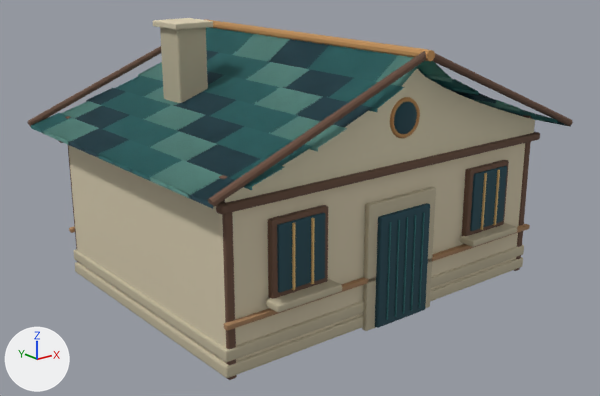
The Blender file art_sources/dawnreef/dawnreef_kit.blend, before and after one commit.
Camera for both pictures: a 50 mm lens placed at (-10.94, -13.65, 7.22), pointed at (-0.2, -0.24, 1.85). The lights are fixed; the arrows at lower left show +X, +Y and +Z. The older version comes first.

Objects in the first picture: 'SailHouse'.
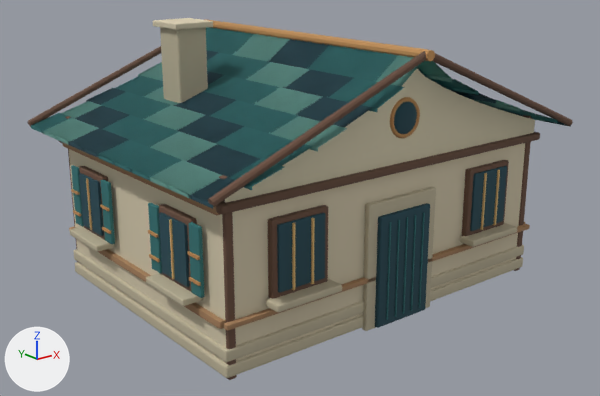
Boxes [x1, y1, x2, y2] around the edits, measured in the pictures (600 x 396 px):
part 1 of me_cube_084, added: after [72, 228, 226, 329]
part 2 of me_cube_084, added: after [62, 142, 221, 216]
part 3 of me_cube_084, added (cyan): after [79, 173, 104, 236]
part 4 of me_cube_084, added: after [86, 178, 92, 230]
part 5 of me_cube_084, added: after [71, 165, 84, 227]
part 6 of me_cube_084, added (cyan): after [101, 180, 115, 244]
part 7 of me_cube_084, added (cyan): after [159, 212, 190, 287]
part 8 of me_cube_084, added: after [169, 219, 175, 279]
part 9 of me_cube_084, added (cyan): after [148, 203, 162, 273]
part 10 of me_cube_084, added: after [149, 254, 160, 262]
part 11 of me_cube_084, added (cyan): after [188, 222, 204, 298]
part 12 of me_cube_084, added: after [189, 277, 201, 286]
part 13 of me_cube_084, added: after [187, 251, 200, 260]
part 14 of me_cube_084, added: after [70, 166, 202, 306]

What the commit changed:
me_cube_084 is used by ob_sailhouse; location (0.0, 0.0, 0.0).
me_cube_084 had 4838 vertices, 3606 faces and spanned x -4.59..4.59, y -3.69..3.65, z 0.0..5.63.
me_cube_084 now has 5958 vertices, 4638 faces and spans x -4.59..4.59, y -3.69..3.65, z 0.0..5.63.
me_cube_084 part 1: a new loose piece, a box spanning x -4.1..-3.98, y -2.97..2.97, z 0.98..1.12, in mat_dawnreefpaint.
me_cube_084 part 2: a new loose piece, a box spanning x -4.1..-3.98, y -2.97..2.97, z 2.98..3.12, in mat_dawnreefpaint.
me_cube_084 part 3: a new loose piece, a box spanning x -4.175..-4.105, y 1.22..2.08, z 1.47..2.59, in mat_dawnreefpaint.
me_cube_084 part 4: a new loose piece, a box spanning x -4.21..-4.16, y 1.632..1.668, z 1.48..2.58, in mat_dawnreefpaint.
me_cube_084 part 5: the loose piece of 56 vertices spanning x -2.73..-2.69, y 3.16..3.22, z 1.4..2.62 is copied, and the copy is scaled about its middle by (1.59, 5.62, 1.03), then moved by (-1.41, -0.85, 0.02); it spans x -4.16..-4.08, y 2.18..2.5, z 1.39..2.66.
me_cube_084 part 6: the loose piece of 56 vertices spanning x -2.73..-2.69, y 3.16..3.22, z 1.4..2.62 is copied, and the copy is scaled about its middle by (1.59, 5.62, 1.03), then moved by (-1.41, -2.23, 0.02); it spans x -4.16..-4.08, y 0.8..1.12, z 1.39..2.66.
me_cube_084 part 7: a new loose piece, a box spanning x -4.175..-4.105, y -2.08..-1.22, z 1.47..2.59, in mat_dawnreefpaint.
me_cube_084 part 8: a new loose piece, a box spanning x -4.21..-4.16, y -1.667..-1.633, z 1.48..2.58, in mat_dawnreefpaint.
me_cube_084 part 9: the loose piece of 56 vertices spanning x -2.73..-2.69, y -3.22..-3.16, z 1.4..2.62 is copied, and the copy is scaled about its middle by (1.59, 5.62, 1.03), then moved by (-1.41, 2.23, 0.02); it spans x -4.16..-4.08, y -1.12..-0.8, z 1.39..2.66.
me_cube_084 part 10: a new loose piece, a box spanning x -4.195..-4.155, y -1.12..-0.8, z 1.632..1.687, in mat_dawnreefpaint.
me_cube_084 part 11: the loose piece of 56 vertices spanning x -2.73..-2.69, y -3.22..-3.16, z 1.4..2.62 is copied, and the copy is scaled about its middle by (1.59, 5.62, 1.03), then moved by (-1.41, 0.85, 0.02); it spans x -4.16..-4.08, y -2.5..-2.18, z 1.39..2.66.
me_cube_084 part 12: a new loose piece, a box spanning x -4.195..-4.155, y -2.5..-2.18, z 1.632..1.687, in mat_dawnreefpaint.
me_cube_084 part 13: a new loose piece, a box spanning x -4.195..-4.155, y -2.5..-2.18, z 2.103..2.158, in mat_dawnreefpaint.
me_cube_084 part 14: 224 vertices added at x -4.4..-3.96, y -2.3..2.3, z 1.23..2.7.
Other edits to the shape of me_cube_084 do not show in these pictures.
